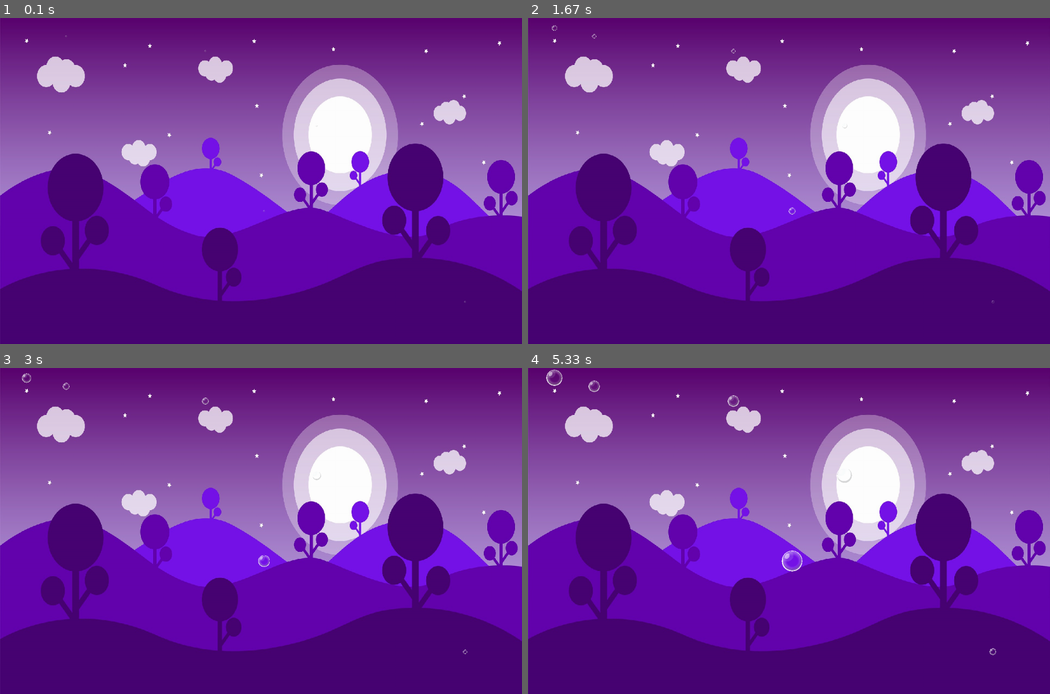
Above: before the commit, frames 1-4 (two rows, left to right).
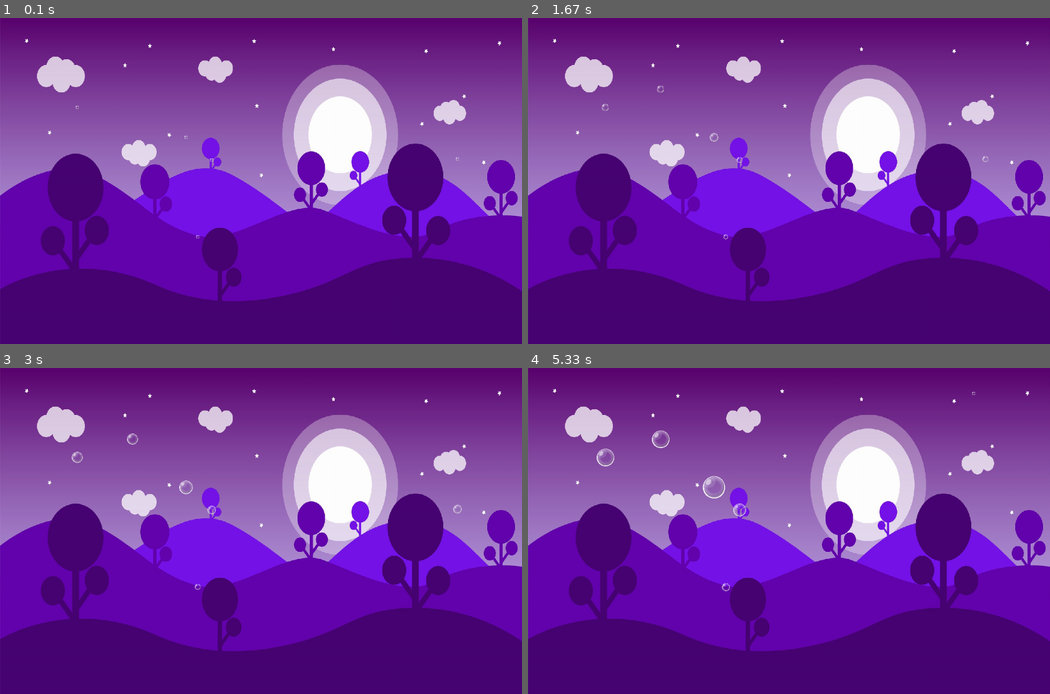
Above: after the commit, the same moments.

Repository: JanKrb/pygame-bubbles
Game: pygame game, started from game.py
The game is run twice, just before and just after one commit, with the same random seed, the same clock (stepped at 60 frames per second) and the same inputs.
Inputs (mouse positions are in pixels of both pictures, inside the frame that each line leads up to):
- Up to frame 1 (0.1 s): no input
- Up to frame 2 (1.67 s): no input
- Up to frame 3 (3 s): no input
- Up to frame 4 (5.33 s): click (976, 504) at 4.88 s

The runs differ from the first frame. In frame 1, less than 0.1% of the frame differs, in the area x 12-90%, y 5-88%; in frame 2, 0.1%; in frame 3, 0.3%; in frame 4, 0.8%, in the area x 3-90%, y 0-89%.

Commit message:
Add spawn margin to bubbles

Diff:
--- a/game.py
+++ b/game.py
@@ -1,3 +1,5 @@
+from math import sqrt
+from typing import Tuple
 import pygame
 import os
 import random
@@ -31,7 +33,7 @@
     bubble_radius = 5
     bubble_speed = 20
     bubble_spawn_margin = 10
-    bubble_spawn_speed = (1, 4)
+    bubble_spawn_speed_initial = (1, 4)
     bubble_animation_speed = 1
     bubbles_max_initial = 5
 
@@ -57,21 +59,45 @@
         self.killed = False
 
         self.image = self.images[self.state]
-        self.image = pygame.transform.scale(self.images[self.state], (Settings.bubble_radius, Settings.bubble_radius))
+        self.image = pygame.transform.scale(self.images[self.state], (Settings.bubble_radius * 2, Settings.bubble_radius * 2))
         self.rect = self.image.get_rect()
 
-        self.expansion_rate = random.randint(*Settings.bubble_spawn_speed)
-
-        self.rect.center = (
-            random.randint(Settings.bubble_radius + Settings.bubble_spawn_margin, Settings.window_width - (Settings.bubble_radius + Settings.bubble_spawn_margin)),
-            random.randint(Settings.bubble_radius + Settings.bubble_spawn_margin, Settings.window_height - (Settings.bubble_radius + Settings.bubble_spawn_margin))
-        )
+        self.expansion_rate = random.randint(*game.bubble_spawn_speed)
+
+        self.rect.center = Bubble.generate_next_free_position()
 
     @staticmethod
     def get_bubble_images() -> list[pygame.Surface]:
         bubble_images = ['bubble1.png', 'bubble2.png', 'bubble3.png', 'bubble4.png', 'bubble5.png', 'bubble6.png', 'bubble7.png']
         bubble_images.sort()
         return [pygame.image.load(Settings.create_image_path(img)) for img in bubble_images]
+
+    @staticmethod
+    def generate_next_free_position(depth=0) -> tuple[int, int]:
+        random_pos = (
+            random.randint(0, Settings.window_width - Settings.bubble_radius - 10),
+            random.randint(0, Settings.window_height - Settings.bubble_radius - 10)
+        )
+
+        if not Bubble._check_if_pos_is_valid(random_pos) and depth <= 50:
+            return Bubble.generate_next_free_position(depth=depth + 1)
+
+        return random_pos
+
+    @staticmethod
+    def _check_if_pos_is_valid(position):
+        bubbles = [(bubble.rect.center, bubble.rect.width) for bubble in game.bubbles.sprites()]
+
+        for b in bubbles:
+            b_pos = b[0]
+            dist_x = abs(b_pos[0] - position[0])
+            dist_y = abs(b_pos[1] - position[1])
+            dist = sqrt(dist_x ** 2 + dist_y ** 2)
+
+            if dist <= b[1] // 2 + 10:
+                return False
+
+        return True
 
     def kill(self, looped_call=True) -> None:
         self.killed = True
@@ -132,6 +158,7 @@
         self.bubbles = pygame.sprite.Group()
         self.bubble_animation_frames = 0
         self.bubbles_limit = Settings.bubbles_max_initial
+        self.bubble_spawn_speed = Settings.bubble_spawn_speed_initial
 
         pygame.mixer.music.set_volume(Settings.volume)
         self.sound_pop_bubble = pygame.mixer.Sound(Settings.create_sound_path('pop.mp3'))
